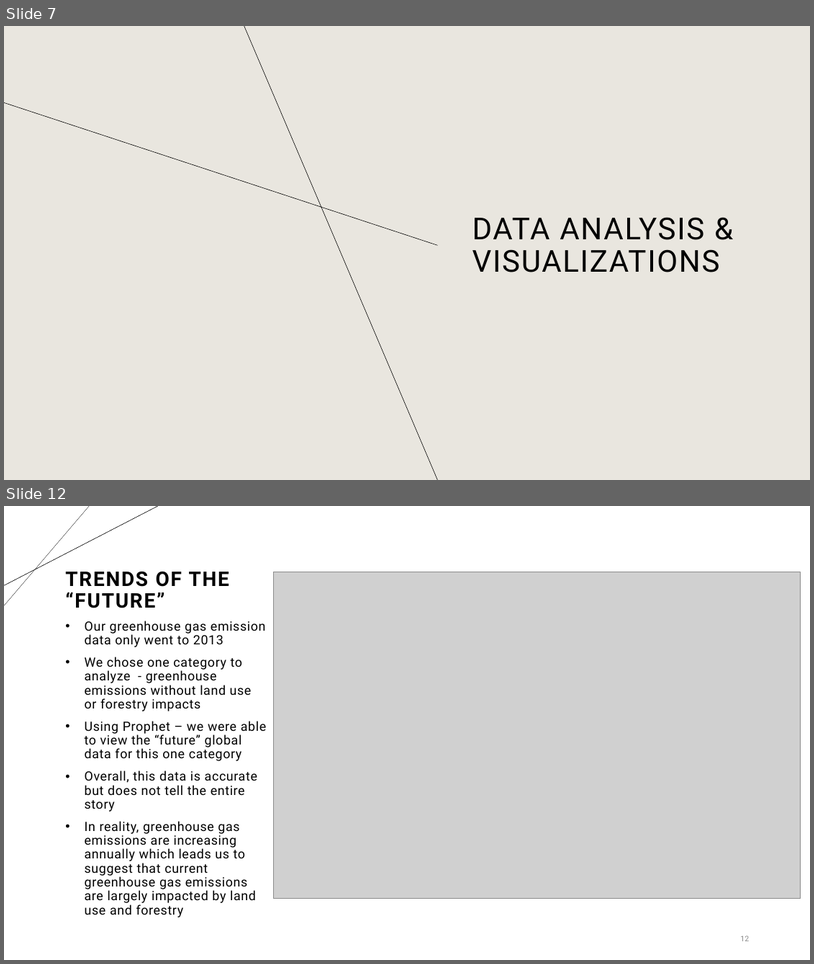
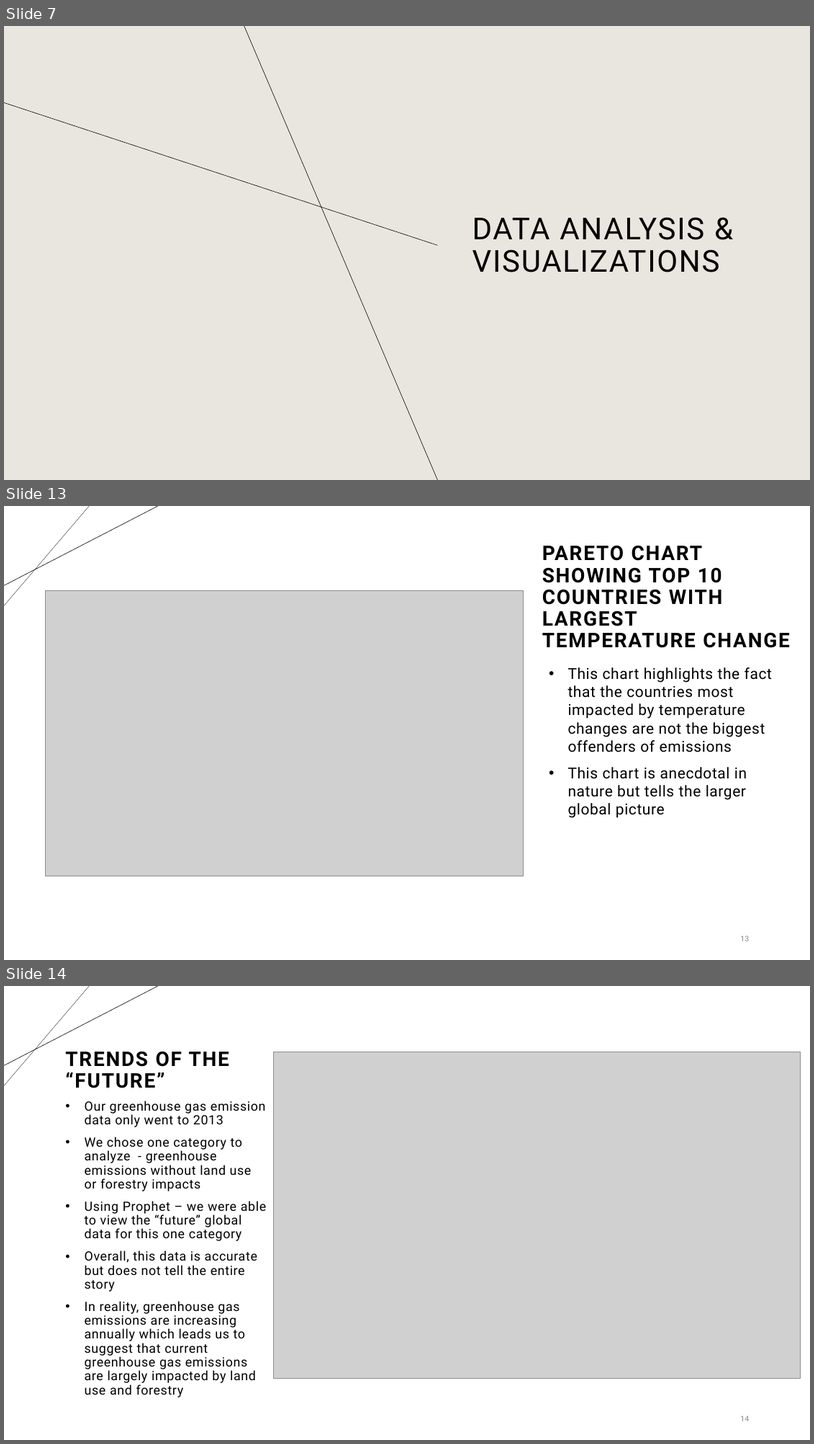
Before and after one commit to LaserLon/EDA, a slide deck: Chelsey/Group_1_EDA_Presentation.pptx. Shown one above the other, each under a label of ours: slides 7 and 12 before the commit, slides 7, 13 and 14 after it; the slides between them are not shown. The pictures are 814x964 and 814x1444 pixels, drawn with LibreOffice and Linux fonts; fonts in the diff are those of the drawing; grey boxes stand for pictures. Boxes give left, top, right and bottom in pixels: in the first picture for what was removed or moved away, otherwise in the second. Text is boxed around its words. In the diff, an @@ line names an element or a change of style, - is before the commit and + after.

```diff
--- a/Chelsey/Group_1_EDA_Presentation.pptx
+++ b/Chelsey/Group_1_EDA_Presentation.pptx
@@ slide 13 added at (4,506,810,960), background #FFFFFF; not listed: 2 template elements that a slide beside it also shows @@
@@ title added at (543,545,790,648), 24 pt, text #000000, bold @@
+PARETO CHART SHOWING TOP 10 COUNTRIES WITH LARGEST TEMPERATURE CHANGE
@@ picture added at (46,590,524,875) @@
@@ text added at (568,667,772,818), 18 pt, text #000000 @@
+• This chart highlights the fact that the countries most impacted by temperature changes are not the biggest offenders of emissions
+• This chart is anecdotal in nature but tells the larger global picture
@@ page number added at (741,935,749,941), 9 pt, text #8C8C8C @@
+13
@@ what was slide 12 is now slide 14 @@
@@ page number at (741,1415,749,1421): text changed @@
-12
+14
```
Also in this commit, not shown: 11 slides changed, 2 other slides added, 1 slide removed.
